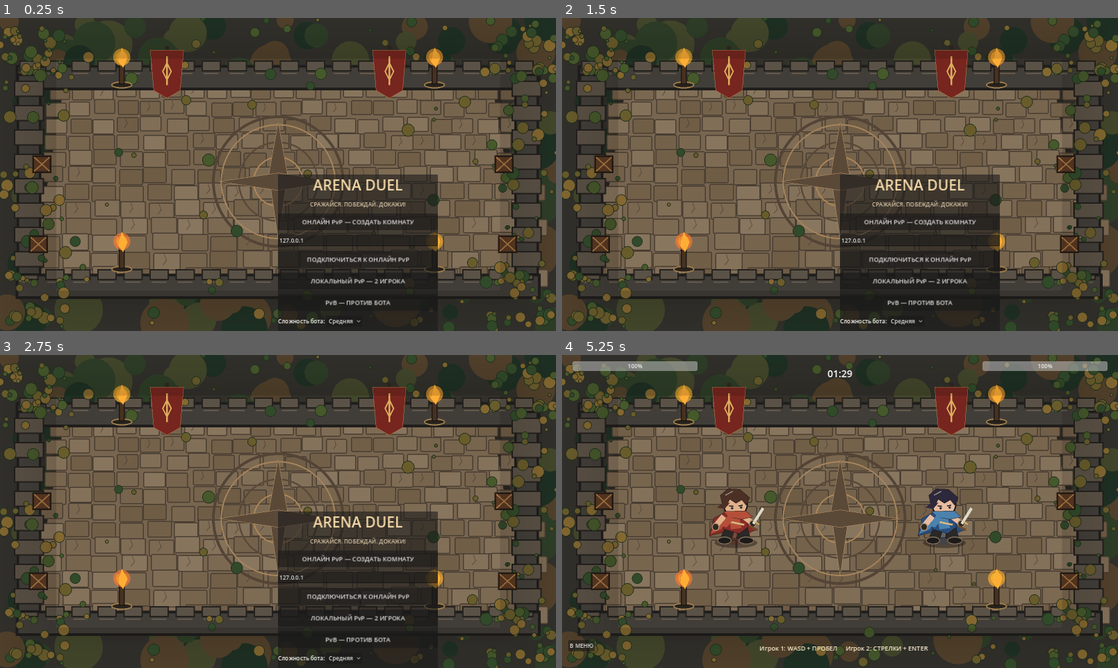
Above: before the commit, frames 1-4 (two rows, left to right).
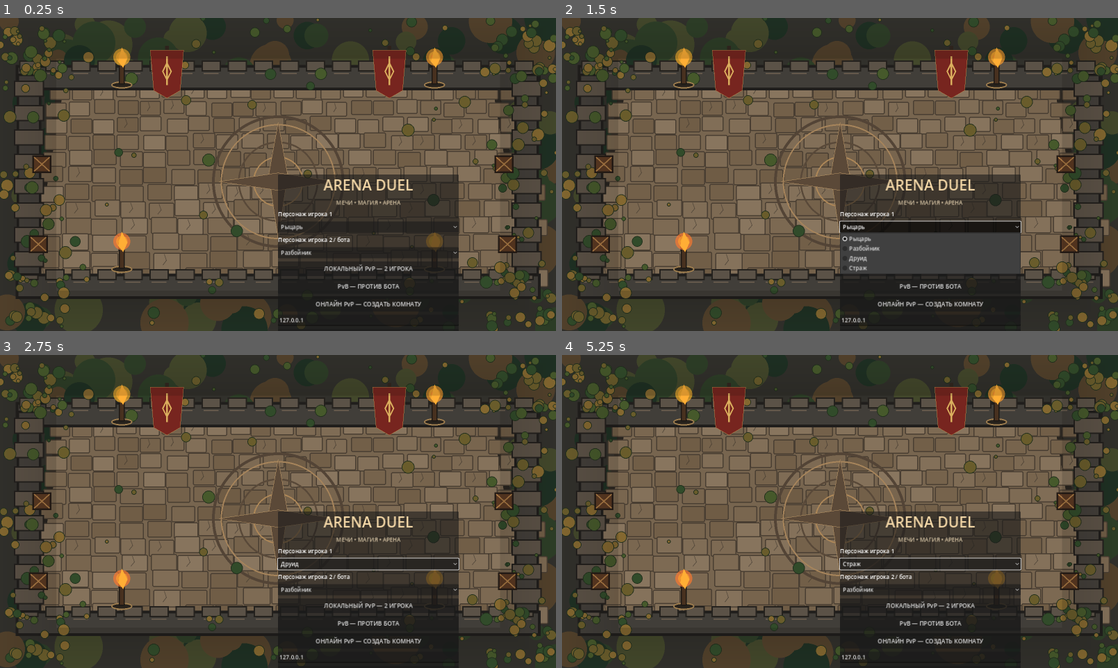
Above: after the commit, the same moments.

Repository: mamonovivan2012-debug/DUELPVP
Game: Godot game, scene res://scenes/main.tscn
Two runs of this game, one before a commit and one after it. Both use one fixed random seed, a clock stepped at 60 frames per second and the inputs below.
Inputs (mouse positions are in pixels of both pictures, inside the frame that each line leads up to):
- Up to frame 1 (0.25 s): no input
- Up to frame 2 (1.5 s): click "ОНЛАЙН PvP — СОЗДАТЬ КОМНАТУ" at 0.5 s; click (928, 227) at 1.25 s, where only the run after the commit has a clickable "Рыцарь"
- Up to frame 3 (2.75 s): click (355, 596) at 2 s, where only the run before the commit has a clickable "ПОДКЛЮЧИТЬСЯ К ОНЛАЙН PvP"
- Up to frame 4 (5.25 s): click (928, 564) at 2.75 s, where only the run after the commit has a clickable "Друид"; click (928, 589) at 3.5 s, where only the run after the commit has a clickable "Разбойник"; click (928, 564) at 4.25 s, where only the run after the commit has a clickable "Разбойник"; click "ЛОКАЛЬНЫЙ PvP — 2 ИГРОКА" at 5 s

The runs differ from the first frame. In frame 1, 4.0% of the frame differs, in the area x 50-83%, y 50-100%; in frame 2, 6.2%; in frame 3, 4.2%; in frame 4, 16%, in the area x 1-99%, y 2-100%.

Commit message:
Add files via upload

Diff:
--- a/scripts/main.gd
+++ b/scripts/main.gd
@@ -1,9 +1,14 @@
 extends Node2D
 
 const ARENA = preload("res://assets/arena.png")
-const HERO_RED = preload("res://assets/hero_red.png")
-const HERO_BLUE = preload("res://assets/hero_blue.png")
-const BOT = preload("res://assets/bot.png")
+const CHAR_TEXTURES = [
+    preload("res://assets/hero_red.png"),
+    preload("res://assets/hero_blue.png"),
+    preload("res://assets/hero_druid.png"),
+    preload("res://assets/hero_guardian.png")
+]
+const CHAR_NAMES = ["Рыцарь", "Разбойник", "Друид", "Страж"]
+const CHAR_COLORS = [Color("#d65b43"), Color("#56b6a0"), Color("#8bbd62"), Color("#d5a64d")]
 
 enum Mode { MENU, LOCAL, BOT, ONLINE }
 var mode = Mode.MENU
@@ -12,15 +17,20 @@
 var hp1 := 100.0
 var hp2 := 100.0
 var round_time := 90.0
-var cooldown1 := 0.0
-var cooldown2 := 0.0
+var attack_cd := [0.0, 0.0]
+var ability_cd := [0.0, 0.0]
+var attack_flash := [0.0, 0.0]
+var ability_flash := [0.0, 0.0]
+var facing := [Vector2.RIGHT, Vector2.LEFT]
+var roots := [0.0, 0.0]
+var bot_level := 1
+var char1 := 0
+var char2 := 1
 var projectiles: Array[Dictionary] = []
-var bot_level := 1
+var effects: Array[Dictionary] = []
 var peer: ENetMultiplayerPeer
-var online_ready := false
 var net_send_timer := 0.0
 var status_text := "Выбери режим"
-var ip_field: LineEdit
 var menu_layer: CanvasLayer
 var game_layer: CanvasLayer
 var hp1_bar: ProgressBar
@@ -30,6 +40,8 @@
 var menu_panel: PanelContainer
 var bot_option: OptionButton
 var ip_input: LineEdit
+var char1_option: OptionButton
+var char2_option: OptionButton
 
 func _ready():
     _build_ui()
@@ -41,10 +53,10 @@
     add_child(menu_layer)
     menu_panel = PanelContainer.new()
     menu_panel.set_anchors_and_offsets_preset(Control.PRESET_CENTER)
-    menu_panel.custom_minimum_size = Vector2(460, 540)
+    menu_panel.custom_minimum_size = Vector2(520, 690)
     menu_layer.add_child(menu_panel)
     var vb = VBoxContainer.new()
-    vb.add_theme_constant_override("separation", 14)
+    vb.add_theme_constant_override("separation", 9)
     menu_panel.add_child(vb)
     var title = Label.new()
     title.text = "ARENA DUEL"
@@ -53,18 +65,36 @@
     title.add_theme_color_override("font_color", Color("#f1d5a5"))
     vb.add_child(title)
     var sub = Label.new()
-    sub.text = "СРАЖАЙСЯ. ПОБЕЖДАЙ. ДОКАЖИ!"
+    sub.text = "МЕЧИ • МАГИЯ • АРЕНА"
     sub.horizontal_alignment = HORIZONTAL_ALIGNMENT_CENTER
     sub.add_theme_color_override("font_color", Color("#d6c4a4"))
     vb.add_child(sub)
+
+    var pick1 = Label.new()
+    pick1.text = "Персонаж игрока 1"
+    vb.add_child(pick1)
+    char1_option = OptionButton.new()
+    for i in range(CHAR_NAMES.size()): char1_option.add_item(CHAR_NAMES[i], i)
+    char1_option.select(0)
+    vb.add_child(char1_option)
+
+    var pick2 = Label.new()
+    pick2.text = "Персонаж игрока 2 / бота"
+    vb.add_child(pick2)
+    char2_option = OptionButton.new()
+    for i in range(CHAR_NAMES.size()): char2_option.add_item(CHAR_NAMES[i], i)
+    char2_option.select(1)
+    vb.add_child(char2_option)
+
+    _add_button(vb, "ЛОКАЛЬНЫЙ PvP — 2 ИГРОКА", _start_local)
+    _add_button(vb, "PvB — ПРОТИВ БОТА", _start_bot)
     _add_button(vb, "ОНЛАЙН PvP — СОЗДАТЬ КОМНАТУ", _host_online)
     ip_input = LineEdit.new()
-    ip_input.placeholder_text = "IP второго компьютера (например, 192.168.1.10)"
+    ip_input.placeholder_text = "IP компьютера-хоста"
     ip_input.text = "127.0.0.1"
     vb.add_child(ip_input)
     _add_button(vb, "ПОДКЛЮЧИТЬСЯ К ОНЛАЙН PvP", _join_online)
-    _add_button(vb, "ЛОКАЛЬНЫЙ PvP — 2 ИГРОКА", _start_local)
-    _add_button(vb, "PvB — ПРОТИВ БОТА", _start_bot)
+
     var optrow = HBoxContainer.new()
     var optlabel = Label.new()
     optlabel.text = "Сложность бота:"
@@ -77,12 +107,13 @@
     optrow.add_child(bot_option)
     vb.add_child(optrow)
     status_label = Label.new()
-    status_label.text = "Локальная игра работает без интернета."
+    status_label.text = "Локально: WASD + стрелки или геймпад."
     status_label.autowrap_mode = TextServer.AUTOWRAP_WORD_SMART
     status_label.horizontal_alignment = HORIZONTAL_ALIGNMENT_CENTER
     status_label.add_theme_color_override("font_color", Color("#e7c98f"))
     vb.add_child(status_label)
     _add_button(vb, "ВЫХОД", func(): get_tree().quit())
+
     game_layer = CanvasLayer.new()
     add_child(game_layer)
     game_layer.visible = false
@@ -110,6 +141,11 @@
     hp2_bar.custom_minimum_size = Vector2(360, 28)
     hp2_bar.max_value = 100
     top.add_child(hp2_bar)
+    var help = Label.new()
+    help.text = "P1: WASD / геймпад • SPACE меч • Q способность     P2: стрелки / геймпад • ENTER меч • SHIFT способность"
+    help.position = Vector2(245, 820)
+    help.add_theme_font_size_override("font_size", 16)
+    game_layer.add_child(help)
     var back = Button.new()
     back.text = "В МЕНЮ"
     back.position = Vector2(18, 820)
@@ -119,15 +155,21 @@
 func _add_button(parent: VBoxContainer, caption: String, action: Callable):
     var b = Button.new()
     b.text = caption
-    b.custom_minimum_size = Vector2(0, 48)
-    b.add_theme_font_size_override("font_size", 18)
+    b.custom_minimum_size = Vector2(0, 42)
+    b.add_theme_font_size_override("font_size", 17)
     b.pressed.connect(action)
     parent.add_child(b)
 
+func _read_character_picks():
+    char1 = char1_option.get_selected_id()
+    char2 = char2_option.get_selected_id()
+
 func _start_local():
+    _read_character_picks()
     _start_game(Mode.LOCAL)
 
 func _start_bot():
+    _read_character_picks()
     bot_level = bot_option.selected
     _start_game(Mode.BOT)
 
@@ -139,13 +181,21 @@
     hp1 = 100
     hp2 = 100
     round_time = 90
+    attack_cd = [0.0, 0.0]
+    ability_cd = [0.0, 0.0]
+    attack_flash = [0.0, 0.0]
+    ability_flash = [0.0, 0.0]
+    facing = [Vector2.RIGHT, Vector2.LEFT]
+    roots = [0.0, 0.0]
     projectiles.clear()
-    status_text = "Игрок 1: WASD + ПРОБЕЛ     Игрок 2: СТРЕЛКИ + ENTER"
+    effects.clear()
+    status_text = "Меч: SPACE / ENTER     Способность: Q / SHIFT"
     menu_panel.visible = false
     game_layer.visible = true
     queue_redraw()
 
 func _host_online():
+    _read_character_picks()
     _start_game(Mode.ONLINE)
     peer = ENetMultiplayerPeer.new()
     var err = peer.create_server(2456, 1)
@@ -154,13 +204,13 @@
         _back_menu()
         return
     multiplayer.multiplayer_peer = peer
-    status_text = "Комната создана. Сообщи другу свой IP; порт 2456 UDP."
+    status_text = "Комната создана. Сообщи другу IP; UDP-порт 2456."
     status_label.text = status_text
 
 func _join_online():
+    _read_character_picks()
     var address = ip_input.text.strip_edges()
-    if address.is_empty():
-        address = "127.0.0.1"
+    if address.is_empty(): address = "127.0.0.1"
     _start_game(Mode.ONLINE)
     peer = ENetMultiplayerPeer.new()
     var err = peer.create_client(address, 2456)
@@ -170,8 +220,6 @@
         return
     multiplayer.multiplayer_peer = peer
     status_text = "Подключение к " + address
-    multiplayer.connected_to_server.connect(func(): status_text = "Подключено! Играй за синего бойца.", CONNECT_ONE_SHOT)
-    multiplayer.connection_failed.connect(func(): status_text = "Ошибка подключения. Проверь IP и порт.", CONNECT_ONE_SHOT)
 
 func _disconnect_network():
     if multiplayer.multiplayer_peer != null:
@@ -187,83 +235,159 @@
     queue_redraw()
 
 func _process(delta):
-    if mode == Mode.MENU:
+    if mode == Mode.MENU: return
+    if hp1 <= 0 or hp2 <= 0 or round_time <= 0:
+        if hp1 <= 0: status_text = "Победил " + CHAR_NAMES[char2] + "!"
+        elif hp2 <= 0: status_text = "Победил " + CHAR_NAMES[char1] + "!"
+        else: status_text = "Время вышло!"
+        queue_redraw()
         return
-    if hp1 <= 0 or hp2 <= 0 or round_time <= 0:
-        if round_time > 0:
-            status_text = "Победил " + ("Игрок 2" if hp1 <= 0 else "Игрок 1") + "!"
-        else:
-            status_text = "Время вышло!"
-        _draw_hud()
-        return
+
     round_time = max(0.0, round_time - delta)
-    cooldown1 = max(0.0, cooldown1 - delta)
-    cooldown2 = max(0.0, cooldown2 - delta)
-    var move1 = Vector2(
-        Input.get_action_strength("ui_right") * 0.0 + float(Input.is_key_pressed(KEY_D)) - float(Input.is_key_pressed(KEY_A)),
-        float(Input.is_key_pressed(KEY_S)) - float(Input.is_key_pressed(KEY_W))
-    )
-    if move1.length() > 0:
-        p1 += move1.normalized() * 260 * delta
+    for i in range(2):
+        attack_cd[i] = max(0.0, attack_cd[i] - delta)
+        ability_cd[i] = max(0.0, ability_cd[i] - delta)
+        attack_flash[i] = max(0.0, attack_flash[i] - delta)
+        ability_flash[i] = max(0.0, ability_flash[i] - delta)
+        roots[i] = max(0.0, roots[i] - delta)
+
+    var m1 = _keyboard_move_1()
+    var pads_for_move = Input.get_connected_joypads()
+    if pads_for_move.size() > 1:
+        var joy0 = _joy_move(0)
+        if joy0.length() > 0.2: m1 = joy0
+    if m1.length() > 0.1:
+        p1 += m1.normalized() * _speed(char1) * delta
+        facing[0] = m1.normalized()
     p1 = _clamp_player(p1)
+
     if mode == Mode.LOCAL:
-        var move2 = Vector2(float(Input.is_key_pressed(KEY_RIGHT))-float(Input.is_key_pressed(KEY_LEFT)), float(Input.is_key_pressed(KEY_DOWN))-float(Input.is_key_pressed(KEY_UP)))
-        if move2.length() > 0:
-            p2 += move2.normalized() * 260 * delta
-        if Input.is_key_pressed(KEY_ENTER) and cooldown2 <= 0:
-            _shoot(2)
+        var m2 = _keyboard_move_2()
+        var connected = Input.get_connected_joypads()
+        if connected.size() > 0:
+            var joy_index = 1 if connected.size() > 1 else 0
+            var jm = _joy_move(joy_index)
+            if jm.length() > 0.2: m2 = jm
+        if roots[1] <= 0 and m2.length() > 0.1:
+            p2 += m2.normalized() * _speed(char2) * delta
+            facing[1] = m2.normalized()
+        if _p2_attack_pressed(): _melee(1)
+        if _p2_ability_pressed(): _ability(1)
     elif mode == Mode.BOT:
         _bot_update(delta)
     elif mode == Mode.ONLINE:
-        if multiplayer.is_server():
-            pass
-        else:
-            _send_remote_state()
-    if Input.is_key_pressed(KEY_SPACE) and cooldown1 <= 0:
-        _shoot(1)
-    _update_projectiles(delta)
+        if not multiplayer.is_server(): _send_remote_state()
+
+    if roots[0] <= 0 and _p1_attack_pressed(): _melee(0)
+    if _p1_ability_pressed(): _ability(0)
+    _update_effects(delta)
+    _update_hud()
+    queue_redraw()
+
+func _keyboard_move_1() -> Vector2:
+    return Vector2(float(Input.is_key_pressed(KEY_D))-float(Input.is_key_pressed(KEY_A)), float(Input.is_key_pressed(KEY_S))-float(Input.is_key_pressed(KEY_W)))
+
+func _keyboard_move_2() -> Vector2:
+    return Vector2(float(Input.is_key_pressed(KEY_RIGHT))-float(Input.is_key_pressed(KEY_LEFT)), float(Input.is_key_pressed(KEY_DOWN))-float(Input.is_key_pressed(KEY_UP)))
+
+func _joy_move(index: int) -> Vector2:
+    if not Input.get_connected_joypads().has(index): return Vector2.ZERO
+    var v = Vector2(Input.get_joy_axis(index, JOY_AXIS_LEFT_X), Input.get_joy_axis(index, JOY_AXIS_LEFT_Y))
+    if v.length() < 0.22: return Vector2.ZERO
+    return v.limit_length(1.0)
+
+func _p1_attack_pressed() -> bool:
+    var pads = Input.get_connected_joypads()
+    return Input.is_key_pressed(KEY_SPACE) or (pads.size() > 1 and Input.is_joy_button_pressed(0, JOY_BUTTON_A))
+
+func _p1_ability_pressed() -> bool:
+    var pads = Input.get_connected_joypads()
+    return Input.is_key_pressed(KEY_Q) or (pads.size() > 1 and Input.is_joy_button_pressed(0, JOY_BUTTON_X))
+
+func _p2_attack_pressed() -> bool:
+    var pads = Input.get_connected_joypads()
+    var j = 1 if pads.size() > 1 else 0
+    return Input.is_key_pressed(KEY_ENTER) or (pads.size() > 0 and Input.is_joy_button_pressed(j, JOY_BUTTON_A))
+
+func _p2_ability_pressed() -> bool:
+    var pads = Input.get_connected_joypads()
+    var j = 1 if pads.size() > 1 else 0
+    return Input.is_key_pressed(KEY_SHIFT) or (pads.size() > 0 and Input.is_joy_button_pressed(j, JOY_BUTTON_X))
+
+func _clamp_player(p: Vector2) -> Vector2:
+    return Vector2(clamp(p.x, 235, 1365), clamp(p.y, 270, 690))
+
+func _speed(character: int) -> float:
+    return [260.0, 330.0, 270.0, 215.0][character]
+
+func _bot_update(delta):
+    var dir = p1 - p2
+    if dir.length() > 105:
+        p2 += dir.normalized() * (150 + bot_level * 48) * delta
+        facing[1] = dir.normalized()
+    elif dir.length() < 65:
+        p2 -= dir.normalized() * 90 * delta
+    if attack_cd[1] <= 0 and dir.length() < 115: _melee(1)
+    if ability_cd[1] <= 0 and dir.length() < 210 and randf() < (0.008 + bot_level * 0.012): _ability(1)
     p2 = _clamp_player(p2)
+
+func _melee(player: int):
+    if attack_cd[player] > 0: return
+    attack_cd[player] = [0.48, 0.32, 0.55, 0.72][char1 if player == 0 else char2]
+    attack_flash[player] = 0.22
+    var attacker = p1 if player == 0 else p2
+    var target = p2 if player == 0 else p1
+    var dir = (target - attacker).normalized()
+    facing[player] = dir
+    var reach = [112.0, 88.0, 105.0, 125.0][char1 if player == 0 else char2]
+    var damage = [16.0, 12.0, 11.0, 23.0][char1 if player == 0 else char2]
+    var delta_pos = target - attacker
+    if delta_pos.length() <= reach and facing[player].dot(delta_pos.normalized()) > 0.35:
+        _damage(1-player, damage)
+        effects.append({"kind":"hit","pos":target,"life":0.25,"max":0.25,"color":Color("#ffe2a0")})
+    effects.append({"kind":"slash","pos":attacker+dir*50,"dir":dir,"life":0.22,"max":0.22,"color":CHAR_COLORS[char1 if player == 0 else char2]})
+
+func _ability(player: int):
+    if ability_cd[player] > 0: return
+    var character = char1 if player == 0 else char2
+    var attacker = p1 if player == 0 else p2
+    var target = p2 if player == 0 else p1
+    var dir = (target-attacker).normalized()
+    facing[player] = dir
+    ability_cd[player] = [5.0, 4.0, 6.0, 7.0][character]
+    ability_flash[player] = 0.45
+    match character:
+        0: # Knight: shielded charge and heavy cleave
+            if player == 0: p1 = _clamp_player(p1 + dir*135)
+            else: p2 = _clamp_player(p2 + dir*135)
+            if (target-attacker).length() < 245: _damage(1-player, 29)
+            effects.append({"kind":"slash","pos":attacker+dir*105,"dir":dir,"life":0.45,"max":0.45,"color":Color("#f5c36d")})
+        1: # Rogue: quick twin dagger strike
+            if (target-attacker).length() < 175: _damage(1-player, 24)
+            effects.append({"kind":"slash","pos":attacker+dir*70,"dir":dir.rotated(0.25),"life":0.35,"max":0.35,"color":Color("#80e6cb")})
+            effects.append({"kind":"slash","pos":attacker+dir*70,"dir":dir.rotated(-0.25),"life":0.35,"max":0.35,"color":Color("#80e6cb")})
+        2: # Druid: root zone
+            if (target-attacker).length() < 260:
+                roots[1-player] = 1.45
+                _damage(1-player, 17)
+            effects.append({"kind":"roots","pos":target,"life":0.7,"max":0.7,"color":Color("#a8d96c")})
+        3: # Guardian: ground slam
+            if (target-attacker).length() < 205: _damage(1-player, 34)
+            effects.append({"kind":"slam","pos":attacker,"life":0.55,"max":0.55,"color":Color("#f1bd65")})
+
+func _damage(player: int, amount: float):
+    if player == 0: hp1 = max(0.0, hp1-amount)
+    else: hp2 = max(0.0, hp2-amount)
+
+func _update_effects(delta):
+    for i in range(effects.size()-1,-1,-1):
+        effects[i].life -= delta
+        if effects[i].life <= 0: effects.remove_at(i)
+
+func _update_hud():
     hp1_bar.value = hp1
     hp2_bar.value = hp2
-    timer_label.text = "%02d:%02d" % [int(round_time)/60, int(round_time)%60]
-    queue_redraw()
-
-func _clamp_player(p: Vector2) -> Vector2:
-    return Vector2(clamp(p.x, 235, 1365), clamp(p.y, 270, 690))
-
-func _bot_update(delta):
-    var dir = p1 - p2
-    if dir.length() > 230:
-        p2 += dir.normalized() * (150 + bot_level * 55) * delta
-    elif dir.length() < 155:
-        p2 -= dir.normalized() * (90 + bot_level * 35) * delta
-    if cooldown2 <= 0 and dir.length() < 620:
-        _shoot(2)
-
-func _shoot(player: int):
-    if player == 1:
-        cooldown1 = 0.55
-        var dir = (p2-p1).normalized()
-        projectiles.append({"pos":p1+dir*50,"vel":dir*620,"owner":1,"life":1.3,"damage":10})
-    else:
-        cooldown2 = 0.8 - bot_level*0.12
-        var dir2 = (p1-p2).normalized()
-        projectiles.append({"pos":p2+dir2*50,"vel":dir2*560,"owner":2,"life":1.4,"damage":10})
-
-func _update_projectiles(delta):
-    for i in range(projectiles.size()-1,-1,-1):
-        var pr = projectiles[i]
-        pr.pos += pr.vel * delta
-        pr.life -= delta
-        var target = p2 if pr.owner == 1 else p1
-        if pr.pos.distance_to(target) < 48:
-            if pr.owner == 1: hp2 = max(0,hp2-pr.damage)
-            else: hp1 = max(0,hp1-pr.damage)
-            projectiles.remove_at(i)
-        elif pr.life <= 0:
-            projectiles.remove_at(i)
-        else:
-            projectiles[i] = pr
+    timer_label.text = "%02d:%02d" % [int(round_time/60), int(round_time)%60]
 
 func _send_remote_state():
     net_send_timer += get_process_delta_time()
@@ -273,24 +397,39 @@
 
 @rpc("any_peer","call_remote","unreliable")
 func _receive_remote_position(pos: Vector2):
-    if multiplayer.is_server():
-        p2 = _clamp_player(pos)
+    if multiplayer.is_server(): p2 = _clamp_player(pos)
 
 func _draw():
     draw_texture_rect(ARENA, Rect2(0,0,1600,900), false)
-    if mode == Mode.MENU:
-        return
+    if mode == Mode.MENU: return
     draw_circle(p1+Vector2(0,32),45,Color(0.65,0.12,0.10,0.22))
     draw_circle(p2+Vector2(0,32),45,Color(0.12,0.38,0.78,0.22))
-    draw_texture(HERO_RED, p1-Vector2(96,96))
-    draw_texture(BOT if mode == Mode.BOT else HERO_BLUE, p2-Vector2(96,96))
+    draw_texture(CHAR_TEXTURES[char1], p1-Vector2(96,96))
+    draw_texture(CHAR_TEXTURES[char2], p2-Vector2(96,96))
     for pr in projectiles:
-        var col = Color("#ff9a36") if pr.owner == 1 else Color("#74cfff")
-        draw_circle(pr.pos,15,col)
-        draw_circle(pr.pos,25,Color(col.r,col.g,col.b,0.25))
-    if status_text != "":
-        draw_string(ThemeDB.fallback_font,Vector2(460,850),status_text,HORIZONTAL_ALIGNMENT_CENTER,700,18,Color("#fff0d0"))
-
-func _draw_hud():
-    if timer_label:
-        timer_label.text = "00:00"
+        draw_circle(pr.pos,14,Color("#ffbd62"))
+    for fx in effects:
+        var ratio = fx.life/fx.max
+        if fx.kind == "slash":
+            var d: Vector2 = fx.dir
+            var c: Color = fx.color
+            var center: Vector2 = fx.pos
+            var side = d.rotated(1.05)*54*ratio
+            var end = d*70*ratio
+            draw_line(center-side,center+end,Color(c.r,c.g,c.b,ratio),12)
+            draw_line(center-side*0.7,center+end*0.8,Color(1,0.92,0.72,ratio),4)
+        elif fx.kind == "hit":
+            draw_circle(fx.pos, 36*(1-ratio)+8, Color(1,0.86,0.55,ratio))
+        elif fx.kind == "roots":
+            for a in range(8):
+                var angle = TAU*a/8
+                draw_line(fx.pos,fx.pos+Vector2(cos(angle),sin(angle))*78*(1-ratio*0.35),Color(0.55,0.78,0.32,ratio),8)
+        elif fx.kind == "slam":
+            draw_arc(fx.pos,100*(1-ratio*0.3),0,TAU,48,Color(0.95,0.68,0.32,ratio),10)
+    if attack_flash[0] > 0:
+        draw_arc(p1+facing[0]*42,68,-1.3,1.3,20,CHAR_COLORS[char1],8)
+    if attack_flash[1] > 0:
+        draw_arc(p2+facing[1]*42,68,PI-1.3,PI+1.3,20,CHAR_COLORS[char2],8)
+    draw_string(ThemeDB.fallback_font,Vector2(460,850),status_text,HORIZONTAL_ALIGNMENT_CENTER,700,18,Color("#fff0d0"))
+    if roots[0] > 0: draw_string(ThemeDB.fallback_font,p1+Vector2(-25,-70),"ROOTED",HORIZONTAL_ALIGNMENT_CENTER,100,14,Color("#b4e47d"))
+    if roots[1] > 0: draw_string(ThemeDB.fallback_font,p2+Vector2(-25,-70),"ROOTED",HORIZONTAL_ALIGNMENT_CENTER,100,14,Color("#b4e47d"))
Binary file changed: assets/bot.png
Binary file changed: assets/hero_blue.png
Binary file added: assets/hero_druid.png
Binary file added: assets/hero_guardian.png
Binary file changed: assets/hero_red.png
